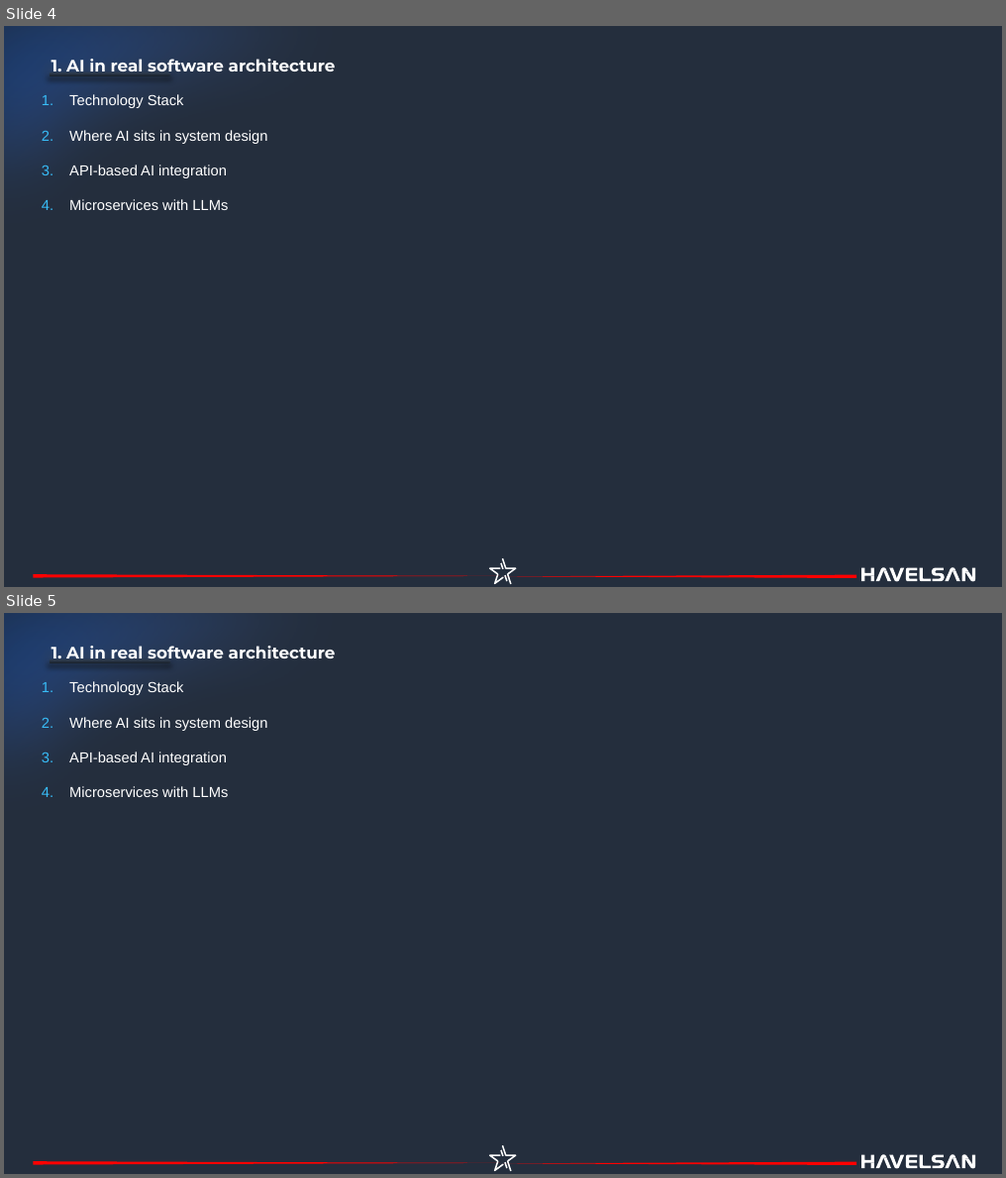
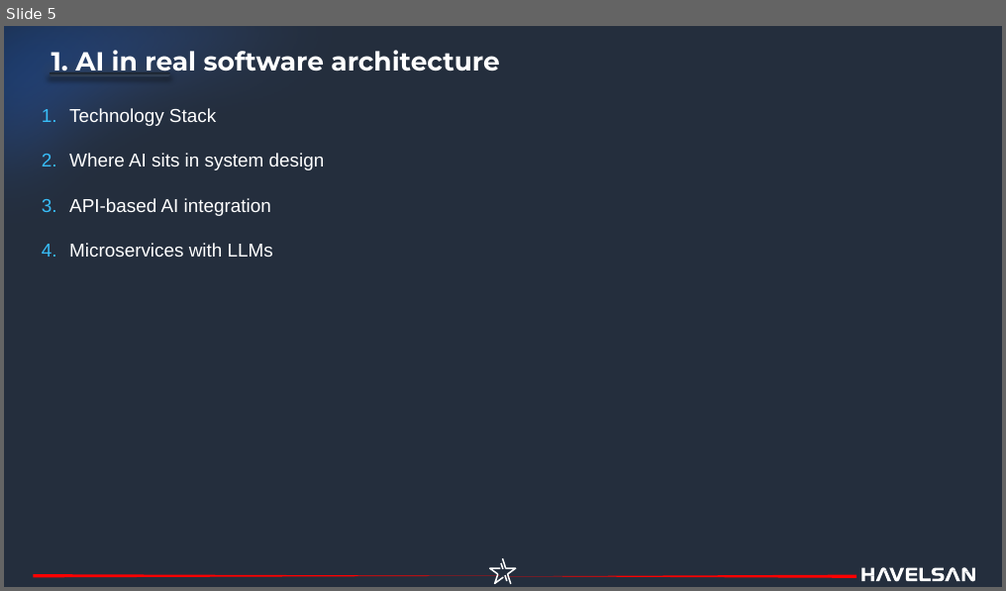
Before and after one commit to havelsan/YZ_EGITIM, a slide deck: presentations/03.Day_3_—_Building_AI_Systems_Production_Real_Use_Case.pptx. Shown one above the other, each under a label of ours: slides 4 and 5 before the commit, slide 5 after it. The pictures are 1006x1178 and 1006x591 pixels, drawn with LibreOffice and Linux fonts; fonts in the diff are those of the drawing. Boxes give left, top, right and bottom in pixels: in the first picture for what was removed or moved away, otherwise in the second. Text is boxed around its words. In the diff, an @@ line names an element or a change of style, - is before the commit and + after.

```diff
--- a/presentations/03.Day_3_—_Building_AI_Systems_Production_Real_Use_Case.pptx
+++ b/presentations/03.Day_3_—_Building_AI_Systems_Production_Real_Use_Case.pptx
@@ slide 5 removed at [4,613,1002,1174], background #242E3D; not listed: 8 template elements that a slide beside it also shows @@
@@ text removed at [52,646,336,663] @@
-1. AI in real software architecture
@@ text removed at [69,681,267,797] @@
-1. Technology Stack
-2. Where AI sits in system design
-3. API-based AI integration
-4. Microservices with LLMs
@@ what was slide 4 is now slide 5 @@
@@ slide 5 changed as well @@
@@ text "1. AI in real software ...": place and size @@
-text "1. AI in real software ..." at [52,59,336,76]
+text "1. AI in real software ..." at [52,50,499,75]
@@ text "1. AI in real software ..." at [52,50,499,75]: size 16 to 25.2 pt @@
@@ text "Technology Stack": place and size @@
-text "Technology Stack" at [69,94,267,210]
+text "Technology Stack" at [69,108,325,257]
@@ text "Technology Stack" at [69,108,325,257]: size 14 to 18 pt @@
@@ outline redrawn in 3 elements at [4,26,856,463], [33,574,500,577], [489,559,516,585] @@
```
Also in this commit, not shown: 10 other slides changed, 11 slides added, 1 other slide removed, 13 other files.
